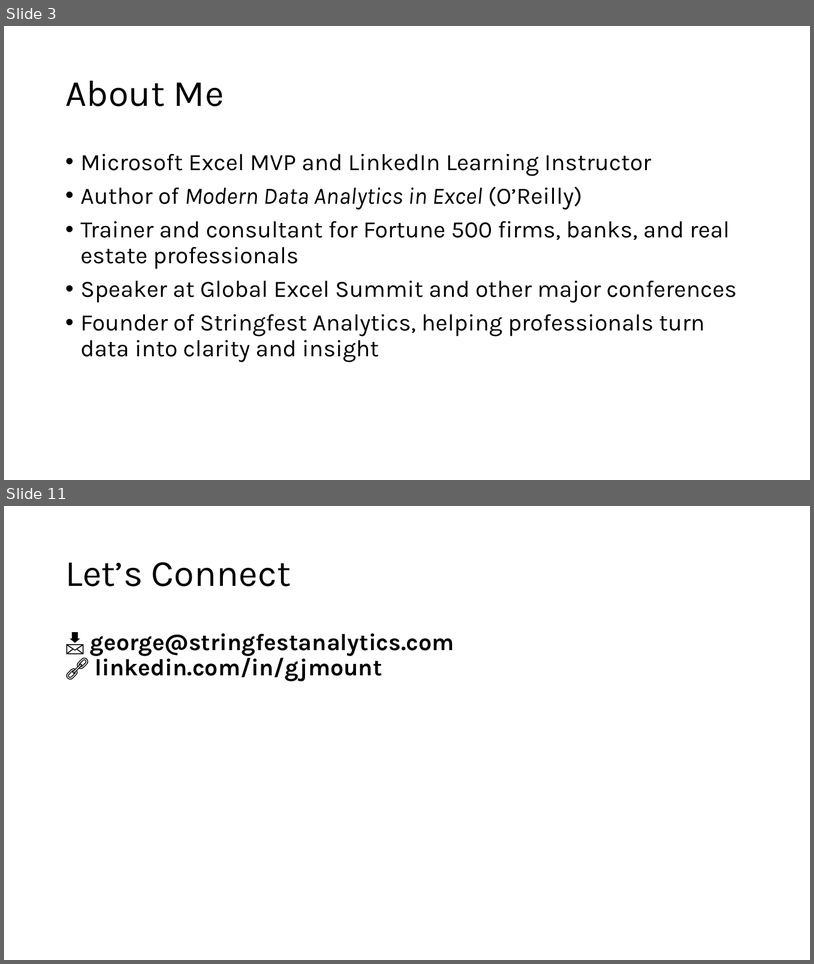
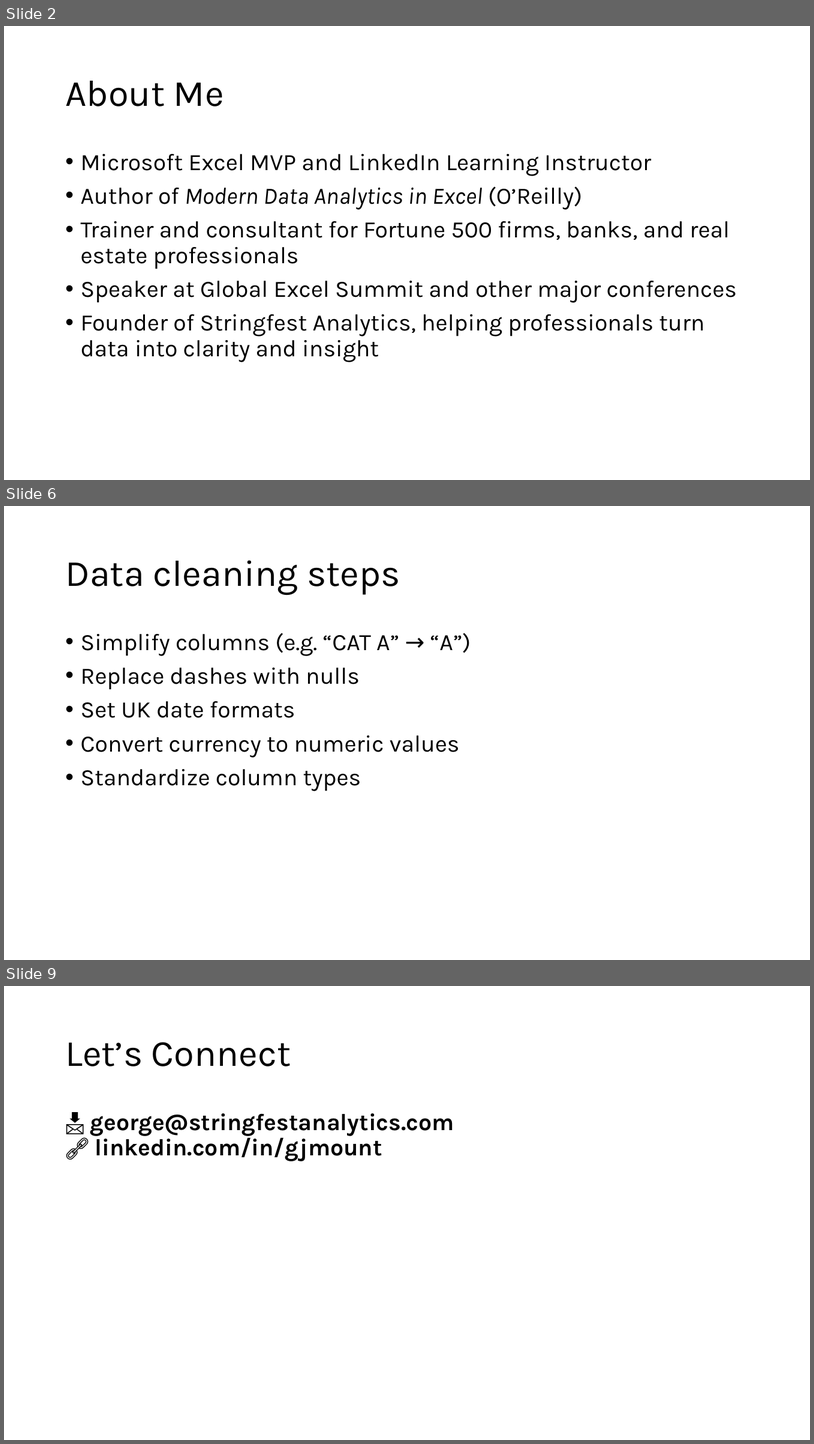
Before and after one commit to stringfestdata/bayfield-2026-webinar-1, a slide deck: bayfield-webinar-1-slides.pptx. Shown one above the other, each under a label of ours: slides 3 and 11 before the commit, slides 2, 6 and 9 after it; the slides between them are not shown. The pictures are 814x964 and 814x1444 pixels, drawn with LibreOffice and Linux fonts; fonts in the diff are those of the drawing. Boxes give left, top, right and bottom in pixels: in the first picture for what was removed or moved away, otherwise in the second. Text is boxed around its words. In the diff, an @@ line names an element or a change of style, - is before the commit and + after.

```diff
--- a/bayfield-webinar-1-slides.pptx
+++ b/bayfield-webinar-1-slides.pptx
@@ slide 6 added at (4,506,810,960), background #FFFFFF @@
@@ title added at (65,560,400,595), 44 pt, text #000000 @@
+Data cleaning steps
@@ text added at (81,633,471,791), 28 pt, text #000000 @@
+• Simplify columns (e.g. “CAT A” → “A”)
+• Replace dashes with nulls
+• Set UK date formats
+• Convert currency to numeric values
+• Standardize column types
@@ what was slide 3 is now slide 2 @@
@@ what was slide 11 is now slide 9 @@
```
Also in this commit, not shown: 4 slides changed, 2 other slides added, 6 slides removed, 2 other files.
